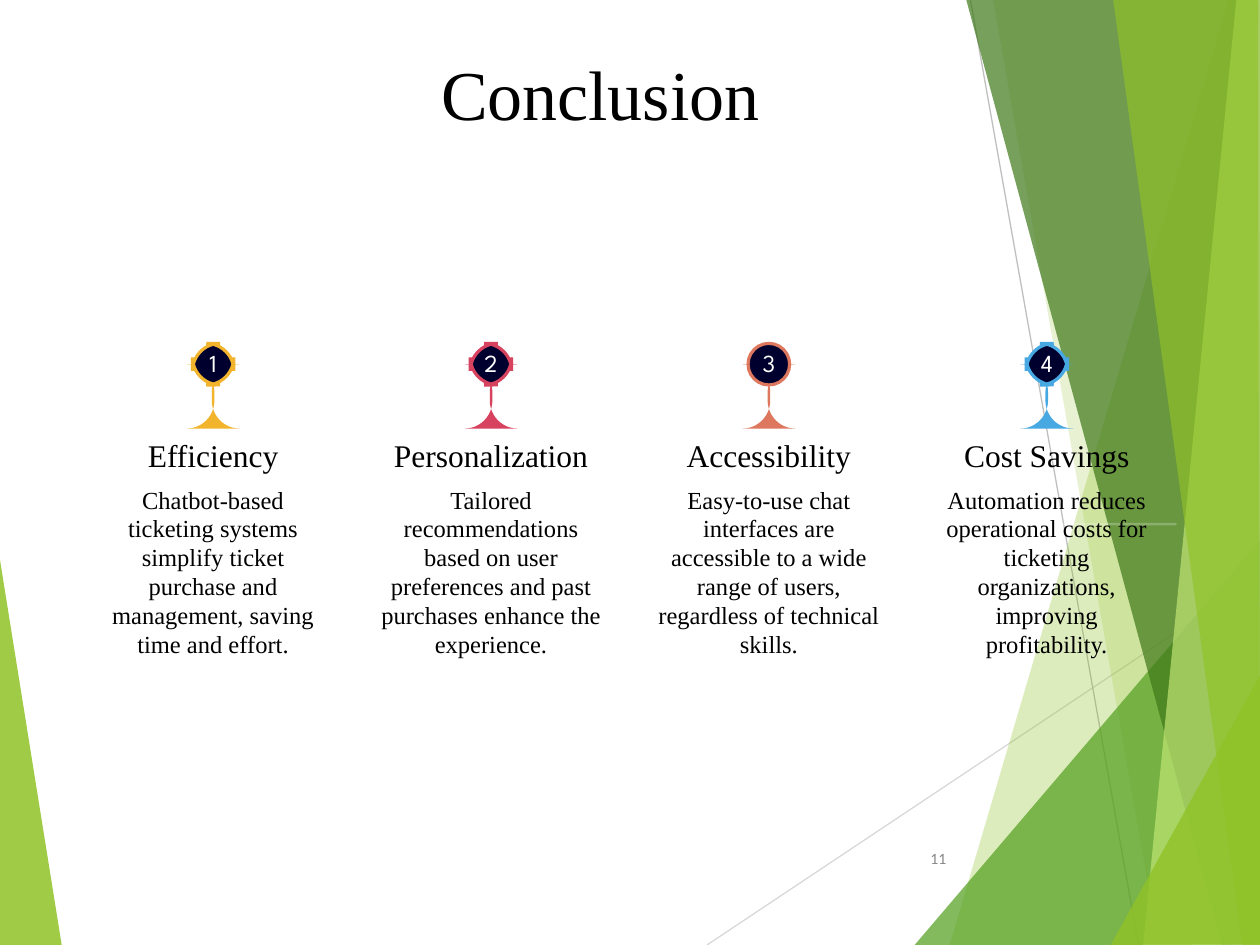
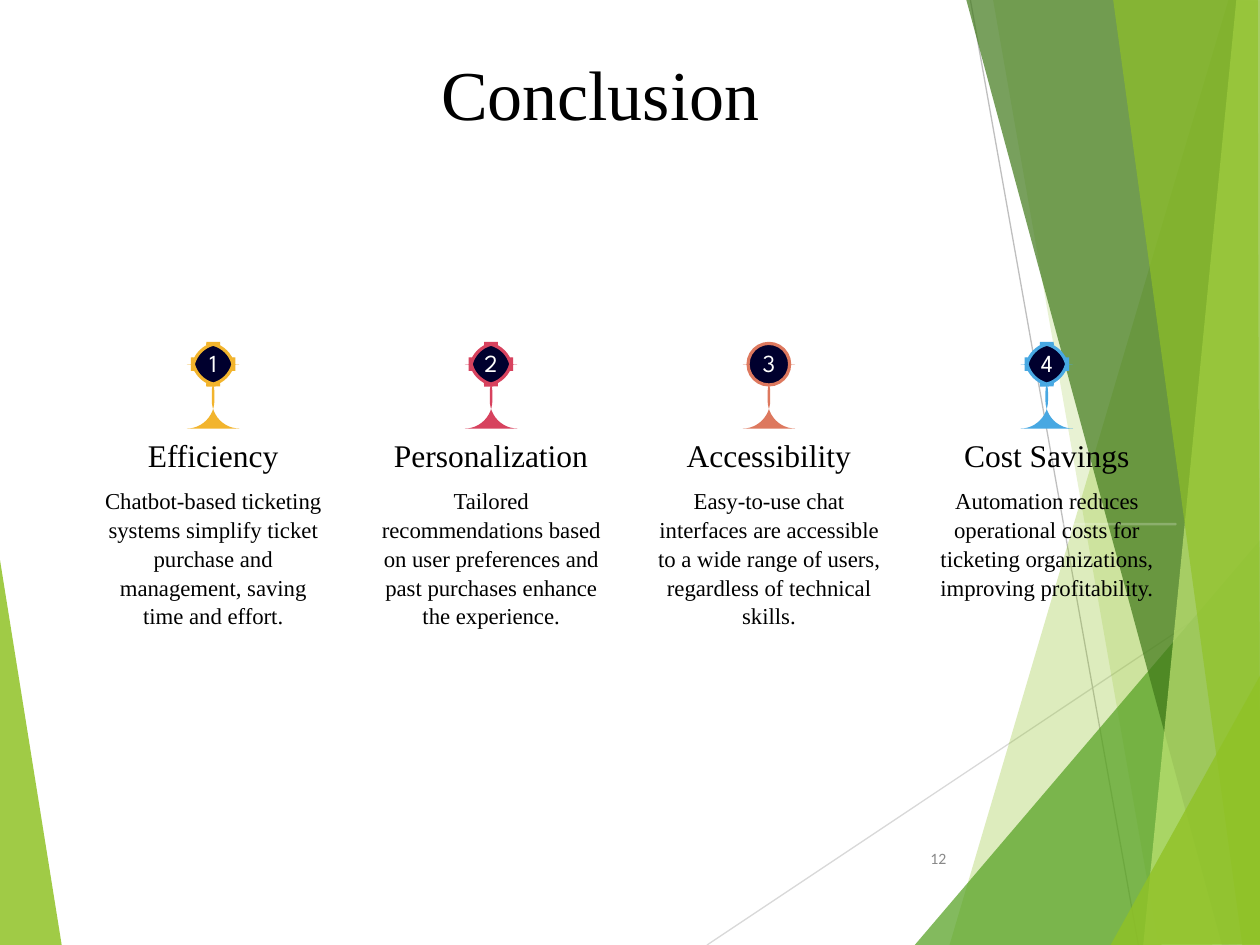
Before and after one commit to tanmay4521/Online-Chatbot-Based-Ticketing-System, a slide deck: slide 12 of Documentation/PPT Online Chatbot.ppt (slide 11 before the commit). Drawn at 1260x945 pixels with LibreOffice and Linux fonts; fonts in the diff are those of the drawing. Boxes give left, top, right and bottom in pixels: in the first picture for what was removed or moved away, otherwise in the second. Text is boxed around its words. In the diff, an @@ line names an element or a change of style, - is before the commit and + after.

```diff
--- a/Documentation/PPT Online Chatbot.ppt
+++ b/Documentation/PPT Online Chatbot.ppt
@@ size 14 to 12.9 pt in 4 elements at (105, 493, 321, 625), (382, 493, 601, 629), (658, 493, 880, 601), (940, 491, 1154, 601) @@
@@ freeform shape at (1110, 674, 1260, 945): outline redrawn @@
@@ page number at (930, 854, 946, 864): text changed @@
-11
+12
```
Also in this commit, not shown: 10 other slides changed, 4 slides added, 2 slides removed, 27 other files.
